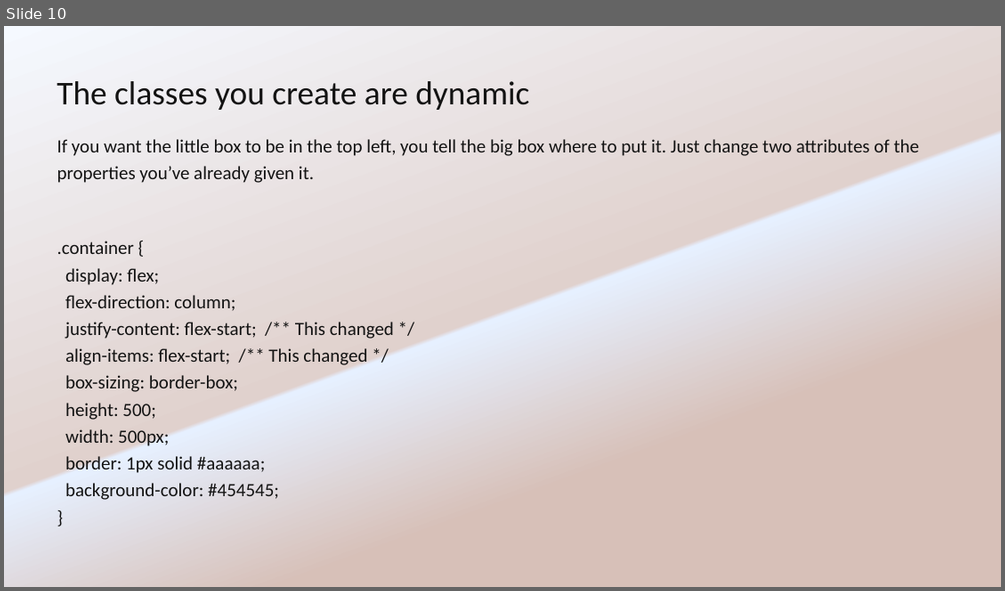
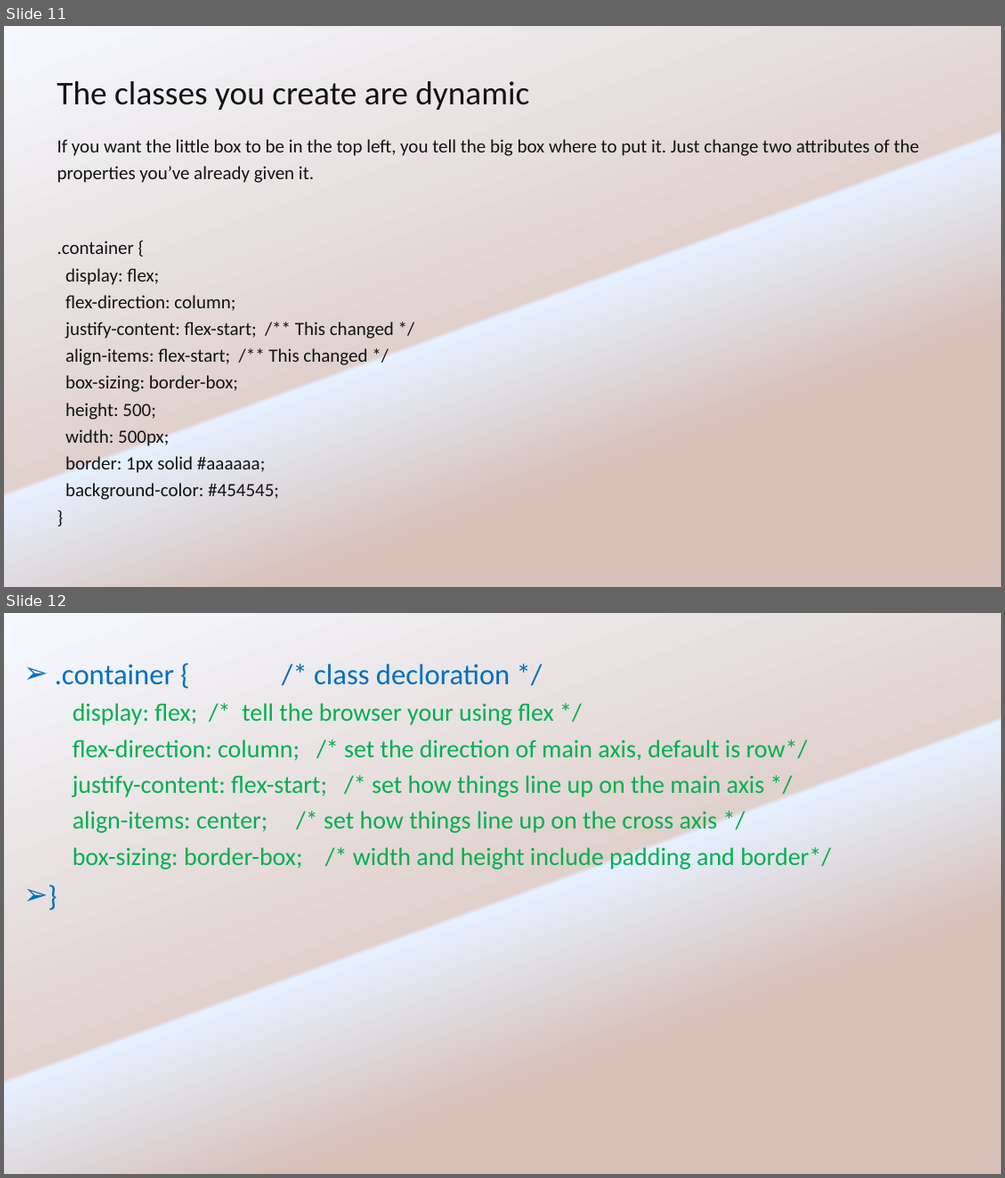
Before and after one commit to justinfread/css-layout-workshop, a slide deck: slides/CSS Flex box & Flex gird.pptx. Shown one above the other, each under a label of ours: slide 10 before the commit, slides 11 and 12 after it. The pictures are 1005x591 and 1005x1178 pixels, drawn with LibreOffice and Linux fonts; fonts in the diff are those of the drawing. Boxes give left, top, right and bottom in pixels: in the first picture for what was removed or moved away, otherwise in the second. Text is boxed around its words. In the diff, an @@ line names an element or a change of style, - is before the commit and + after.

```diff
--- a/slides/CSS Flex box & Flex gird.pptx
+++ b/slides/CSS Flex box & Flex gird.pptx
@@ slide 12 added at (4, 613, 1001, 1174), background gradient #F5F9FF to #E0D1CD to #E6F0FF to #D7C0B8 to #D6C0B8 to #E4D5D0 @@
@@ text added at (55, 664, 831, 871), 24 pt, text #00B050 @@
+➢ .container { /* class decloration */
+    display: flex; /* tell the browser your using flex */
+    flex-direction: column; /* set the direction of main axis, default is row*/
+    justify-content: flex-start; /* set how things line up on the main axis */
+    align-items: center; /* set how things line up on the cross axis */
+    box-sizing: border-box; /* width and height include padding and border*/
+➢ }
@@ what was slide 10 is now slide 11 @@
```
Also in this commit, not shown: 1 other slide added.
